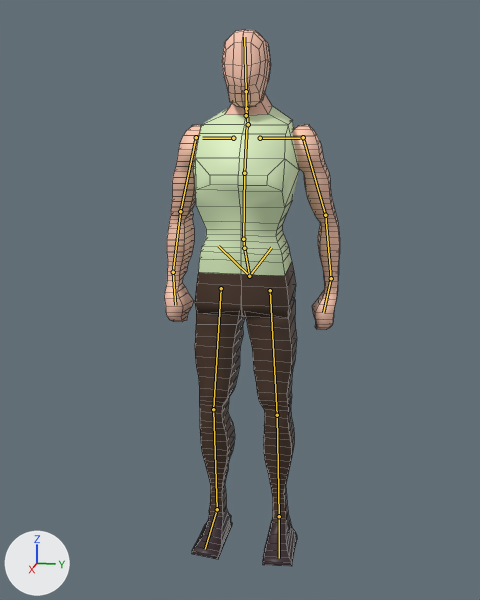
One commit to the Blender file Assets/Player/WIPPlayerModel.blend: the scene before it, then after it.
Camera for both pictures: a 50 mm camera at (9.85, 1.93, 7.29) aimed at (-0.03, -0.05, 4.82). The lights are fixed; the arrows at lower left show +X, +Y and +Z. The bones that bend it are drawn over the model as lines. Mesh edges are drawn as thin lines.
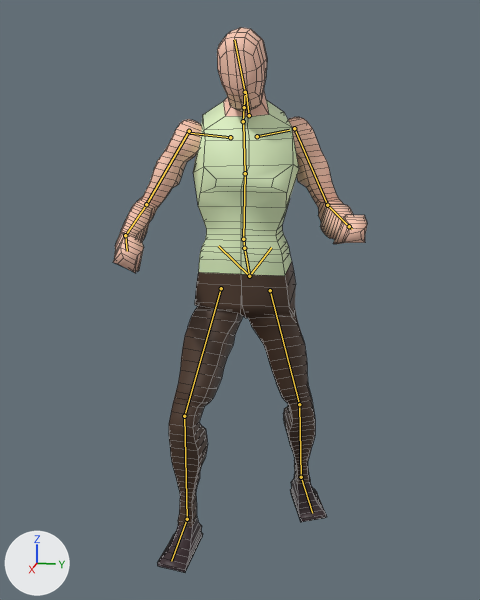
The newer file adds an action. The first version stands in its rest pose; the second is drawn at frame 30 of the action 'metarigAction.001'.

Edits to the scene script, one JSON object a line:
```json
{"block": "bone_spine_002", "where": "bone_spine_002 = bpy.data.objects['metarig'].pose.bones['spine.002']  # child of 'spine.001'"}
{"op": "set", "path": "bone_spine_002.rotation_quaternion", "old": "(1.0, 0.0, 0.0, 0.0)", "new": "(1.0, -0.016, 0.0, 0.0)", "note": "degrees (0, 0, 0) -> degrees (-2, 0, 0)"}
{"block": "bone_spine_003", "where": "bone_spine_003 = bpy.data.objects['metarig'].pose.bones['spine.003']  # child of 'spine.002'"}
{"op": "set", "path": "bone_spine_003.rotation_quaternion", "old": "(1.0, 0.0, 0.0, 0.0)", "new": "(0.973, 0.149, 0.17, 0.038)", "note": "degrees (0, 0, 0) -> degrees (19, 19, 8)"}
{"block": "bone_spine_006", "where": "bone_spine_006 = bpy.data.objects['metarig'].pose.bones['spine.006']  # child of 'spine.005'"}
{"op": "set", "path": "bone_spine_006.rotation_quaternion", "old": "(1.0, 0.0, 0.0, 0.0)", "new": "(0.967, 0.002, -0.226, 0.116)", "note": "degrees (0, 0, 0) -> degrees (-3, -26, 14)"}
{"block": "bone_shoulder_l", "where": "bone_shoulder_l = bpy.data.objects['metarig'].pose.bones['shoulder.L']  # child of 'spine.003'"}
{"op": "set", "path": "bone_shoulder_l.rotation_euler", "old": "(0.0, 0.0, 0.0)", "new": "(-0.0175, -0.0175, 0.0)", "note": "degrees (0, 0, 0) -> degrees (-1, -1, 0)"}
{"block": "bone_upper_arm_l", "where": "bone_upper_arm_l = bpy.data.objects['metarig'].pose.bones['upper_arm.L']  # child of 'shoulder.L'"}
{"op": "set", "path": "bone_upper_arm_l.location", "old": "(0.0, 0.0, 0.0)", "new": "(-0.002, -0.013, -0.009)"}
{"op": "set", "path": "bone_upper_arm_l.rotation_quaternion", "old": "(1.0, 0.0, 0.0, 0.0)", "new": "(0.954, 0.294, -0.034, -0.045)", "note": "degrees (0, 0, 0) -> degrees (34, -2, -6)"}
{"block": "bone_forearm_l", "where": "bone_forearm_l = bpy.data.objects['metarig'].pose.bones['forearm.L']  # child of 'upper_arm.L'"}
{"op": "set", "path": "bone_forearm_l.rotation_quaternion", "old": "(1.0, 0.0, 0.0, 0.0)", "new": "(0.887, 0.437, -0.14, 0.056)", "note": "degrees (0, 0, 0) -> degrees (53, -17, -1)"}
{"block": "bone_shoulder_r", "where": "bone_shoulder_r = bpy.data.objects['metarig'].pose.bones['shoulder.R']  # child of 'spine.003'"}
{"op": "set", "path": "bone_shoulder_r.rotation_euler", "old": "(0.0, 0.0, 0.0)", "new": "(0.0, 0.0175, 0.0)", "note": "degrees (0, 0, 0) -> degrees (0, 1, 0)"}
{"block": "bone_upper_arm_r", "where": "bone_upper_arm_r = bpy.data.objects['metarig'].pose.bones['upper_arm.R']  # child of 'shoulder.R'"}
{"op": "set", "path": "bone_upper_arm_r.location", "old": "(0.0, 0.0, 0.0)", "new": "(-0.001, -0.016, -0.012)"}
{"op": "set", "path": "bone_upper_arm_r.rotation_quaternion", "old": "(1.0, 0.0, 0.0, 0.0)", "new": "(0.95, 0.288, 0.114, -0.038)", "note": "degrees (0, 0, 0) -> degrees (34, 14, 0)"}
{"block": "bone_forearm_r", "where": "bone_forearm_r = bpy.data.objects['metarig'].pose.bones['forearm.R']  # child of 'upper_arm.R'"}
{"op": "set", "path": "bone_forearm_r.rotation_quaternion", "old": "(1.0, 0.0, 0.0, 0.0)", "new": "(0.931, 0.331, -0.031, -0.152)", "note": "degrees (0, 0, 0) -> degrees (39, 2, -18)"}
{"block": "bone_thigh_l", "where": "bone_thigh_l = bpy.data.objects['metarig'].pose.bones['thigh.L']  # child of 'spine'"}
{"op": "set", "path": "bone_thigh_l.rotation_quaternion", "old": "(1.0, 0.0, 0.0, 0.0)", "new": "(0.985, 0.066, -0.129, -0.091)", "note": "degrees (0, 0, 0) -> degrees (9, -14, -12)"}
{"block": "bone_shin_l", "where": "bone_shin_l = bpy.data.objects['metarig'].pose.bones['shin.L']  # child of 'thigh.L'"}
{"op": "set", "path": "bone_shin_l.rotation_quaternion", "old": "(1.0, 0.0, 0.0, 0.0)", "new": "(0.993, 0.111, 0.019, 0.043)", "note": "degrees (0, 0, 0) -> degrees (13, 2, 5)"}
{"block": "bone_foot_l", "where": "bone_foot_l = bpy.data.objects['metarig'].pose.bones['foot.L']  # child of 'shin.L'"}
{"op": "set", "path": "bone_foot_l.rotation_quaternion", "old": "(1.0, 0.0, 0.0, 0.0)", "new": "(0.987, -0.159, -0.035, 0.0)", "note": "degrees (0, 0, 0) -> degrees (-18, -4, 1)"}
{"block": "bone_thigh_r", "where": "bone_thigh_r = bpy.data.objects['metarig'].pose.bones['thigh.R']  # child of 'spine'"}
{"op": "set", "path": "bone_thigh_r.rotation_quaternion", "old": "(1.0, 0.0, 0.0, 0.0)", "new": "(0.976, -0.207, 0.009, 0.064)", "note": "degrees (0, 0, 0) -> degrees (-24, 3, 7)"}
{"block": "bone_shin_r", "where": "bone_shin_r = bpy.data.objects['metarig'].pose.bones['shin.R']  # child of 'thigh.R'"}
{"op": "set", "path": "bone_shin_r.rotation_quaternion", "old": "(1.0, 0.0, 0.0, 0.0)", "new": "(0.973, 0.224, -0.011, -0.046)", "note": "degrees (0, 0, 0) -> degrees (26, 0, -5)"}
```

Changed parts and their boxes (x1, y1, x2, y2) in the pictures (480 x 600 px):
```json
{"object": "Cube", "change": "posed", "before": [164, 30, 340, 566], "after": [113, 27, 367, 573], "on screen": "44% wider"}
{"bone": "spine.002", "before": "(243, 239) to (244, 173)", "after": "(243, 239) to (245, 173)"}
{"bone": "spine.003", "before": "(244, 173) to (247, 124)", "after": "(245, 173) to (243, 123)"}
{"bone": "spine.006", "before": "(246, 91) to (244, 37)", "after": "(245, 92) to (234, 39)"}
{"bone": "shoulder.L", "before": "(260, 138) to (300, 138)", "after": "(257, 136) to (289, 130)"}
{"bone": "upper_arm.L", "before": "(303, 137) to (325, 215)", "after": "(294, 128) to (327, 205)"}
{"bone": "forearm.L", "before": "(325, 215) to (331, 278)", "after": "(327, 205) to (349, 226)"}
{"bone": "shoulder.R", "before": "(233, 138) to (202, 138)", "after": "(230, 137) to (190, 133)"}
{"bone": "upper_arm.R", "before": "(196, 137) to (180, 211)", "after": "(189, 131) to (146, 204)"}
{"bone": "forearm.R", "before": "(180, 211) to (173, 272)", "after": "(146, 204) to (125, 235)"}
{"bone": "thigh.L", "before": "(270, 290) to (277, 415)", "after": "(270, 290) to (299, 404)"}
{"bone": "shin.L", "before": "(277, 415) to (279, 516)", "after": "(299, 404) to (301, 477)"}
{"bone": "foot.L", "before": "(279, 516) to (279, 558)", "after": "(301, 477) to (312, 513)"}
{"bone": "thigh.R", "before": "(221, 288) to (213, 409)", "after": "(221, 288) to (184, 416)"}
{"bone": "shin.R", "before": "(213, 409) to (217, 509)", "after": "(184, 416) to (187, 519)"}
```
